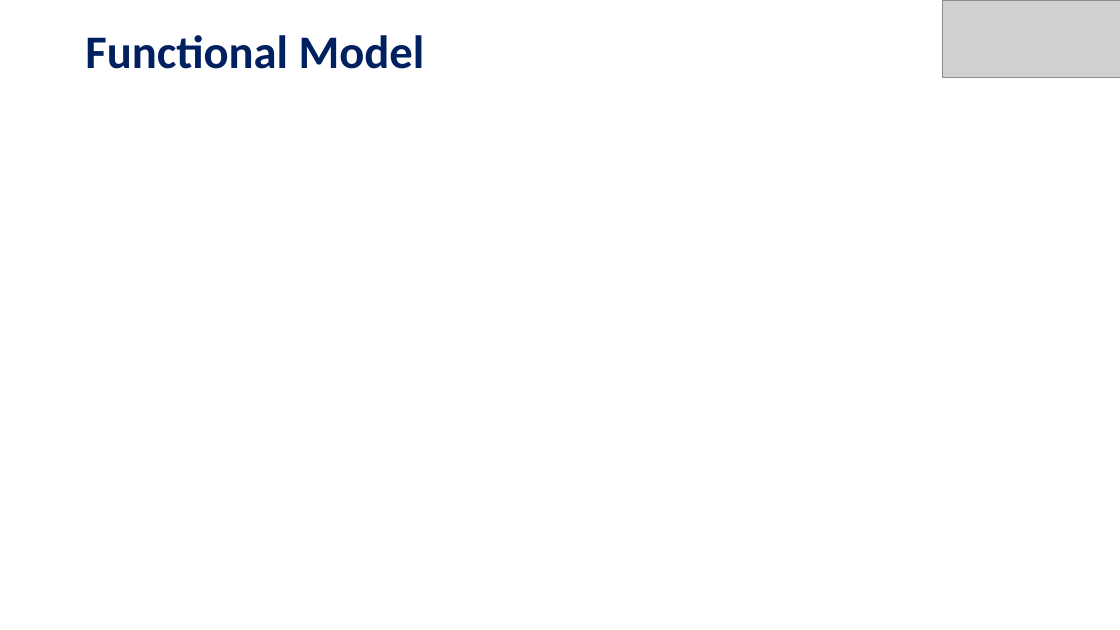
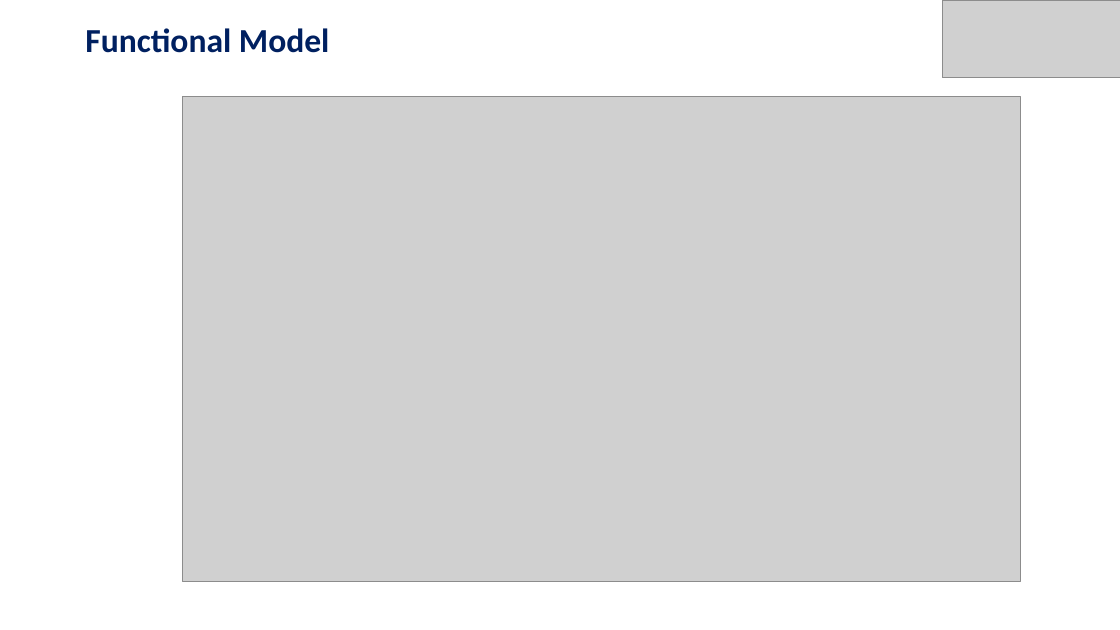
Before and after one commit to anand6105/MSE_QRBOT, a slide deck: slide 10 of docs/QUICK_RESCUE_BOT.pptx (slide 8 before the commit). Drawn at 1120x630 pixels with LibreOffice and Linux fonts; fonts in the diff are those of the drawing; grey boxes stand for pictures. Boxes give left, top, right and bottom in pixels: in the first picture for what was removed or moved away, otherwise in the second. Text is boxed around its words. In the diff, an @@ line names an element or a change of style, - is before the commit and + after.

```diff
--- a/docs/QUICK_RESCUE_BOT.pptx
+++ b/docs/QUICK_RESCUE_BOT.pptx
@@ title "Functional Model" at bbox=[85, 28, 330, 53]: size 40 to 28.8 pt @@
@@ picture added at bbox=[182, 97, 1020, 582] @@
```
Also in this commit, not shown: 16 other slides changed, 8 slides added, 2 slides removed.
